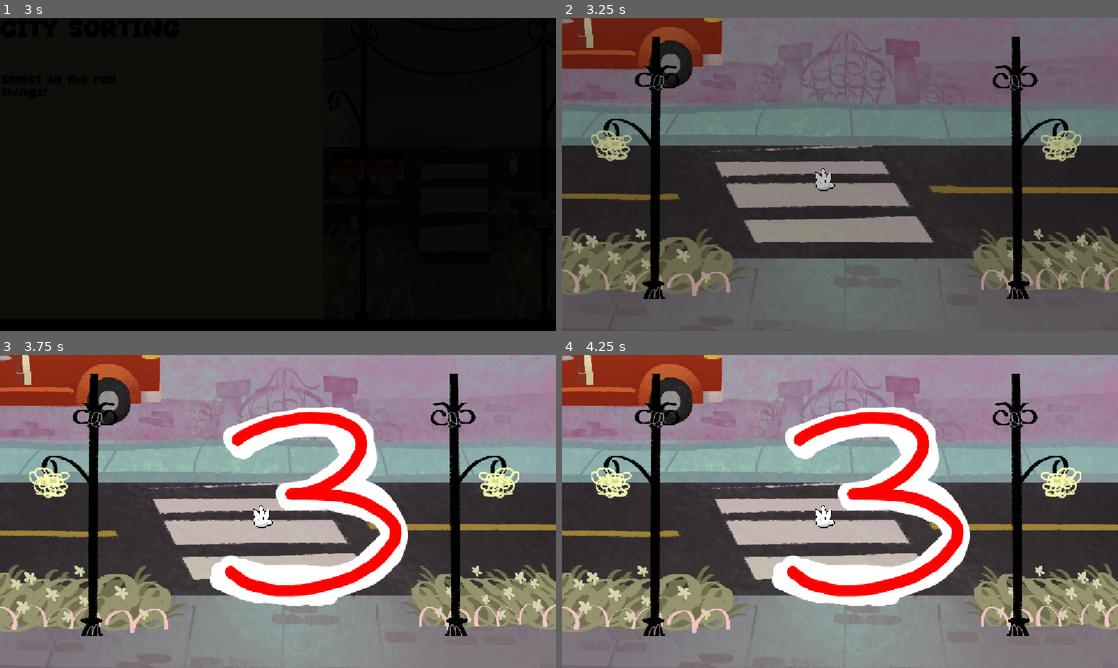
Above: before the commit, frames 1-4 (two rows, left to right).
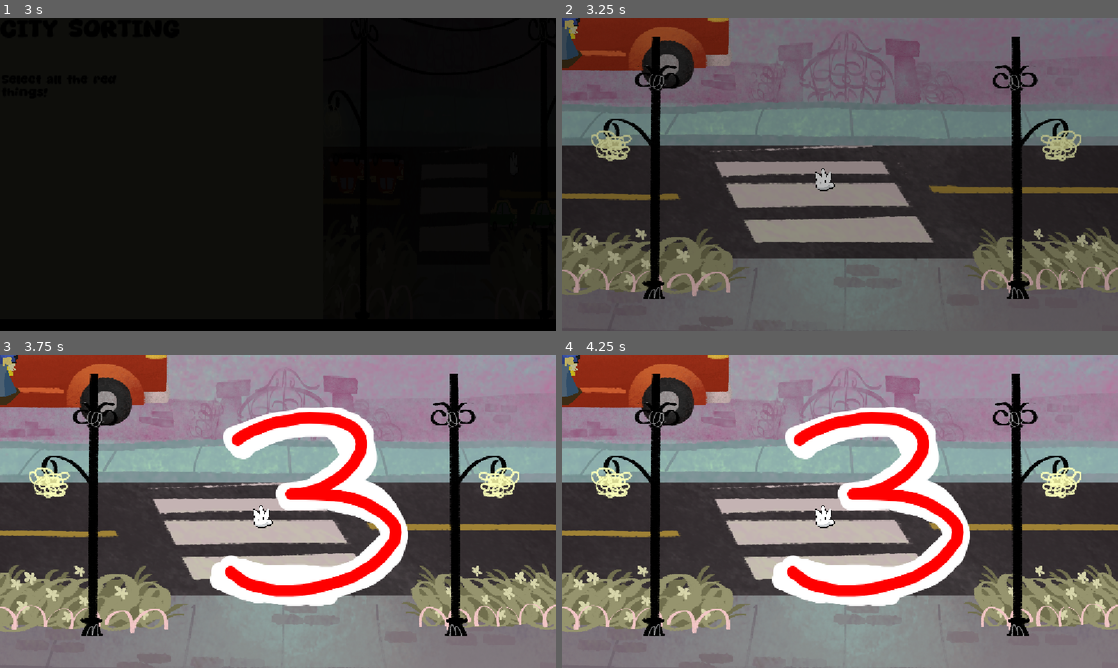
Above: after the commit, the same moments.

Repository: andre-felipe-wonsik-alves/gmtk-jam-26
Game: Godot game, scene res://Scenes/main_menu.tscn
Two runs of this game, one before a commit and one after it. Both use one fixed random seed, a clock stepped at 60 frames per second and the inputs below.
Inputs (mouse positions are in pixels of both pictures, inside the frame that each line leads up to):
- Up to frame 1 (3 s): click (88, 140) at 0.5 s; move the mouse to (400, 158) at 1.27 s; click (400, 158) at 1.42 s; drag from (166, 190) to (250, 237) at 2.02 s; move the mouse to (333, 105) at 2.77 s; click (333, 105) at 2.92 s
- Up to frame 2 (3.25 s): no input
- Up to frame 3 (3.75 s): drag from (250, 574) to (111, 464) at 3.52 s
- Up to frame 4 (4.25 s): no input

Frame 1 is identical in both runs. In frame 2, 1.3% of the frame differs, in the area x 0-31%, y 0-23%; in frame 3, 1.4%; in frame 4, 1.4%.

Commit message:
fix: improving city level

Diff:
--- a/Scenes/Minigames/city_minigame.tscn
+++ b/Scenes/Minigames/city_minigame.tscn
@@ -9,15 +9,19 @@
 [ext_resource type="PackedScene" uid="uid://dyn5iw7y47xdp" path="res://Scenes/Npc/car.tscn" id="5_s78fr"]
 [ext_resource type="PackedScene" uid="uid://dw50tasy8rc7b" path="res://Scenes/Npc/green-car.tscn" id="6_63m4s"]
 [ext_resource type="Shader" uid="uid://b7g066boam7u0" path="res://Scripts/Shaders/LeafSway.gdshader" id="6_ukosq"]
-[ext_resource type="PackedScene" uid="uid://dvypd6srkfcjr" path="res://Scenes/Npc/woman.tscn" id="7_07l6q"]
 [ext_resource type="Texture2D" uid="uid://dki1kf6shl5io" path="res://Assets/Levels/City/Scenery/pole2.png" id="7_adguj"]
 [ext_resource type="Texture2D" uid="uid://h7yumdoedqxb" path="res://Assets/Levels/City/Scenery/pole.png" id="8_18rqe"]
-[ext_resource type="PackedScene" uid="uid://dl54ikwipnilr" path="res://Scenes/Npc/random_dude.tscn" id="8_xicqd"]
+[ext_resource type="PackedScene" uid="uid://dl54ikwipnilr" path="res://Scenes/Npc/red_dude.tscn" id="8_xicqd"]
 [ext_resource type="Texture2D" uid="uid://3dvpti352b51" path="res://Assets/Levels/City/Scenery/road.png" id="9_lsclp"]
 [ext_resource type="AudioStream" uid="uid://rlp3fykdd5ig" path="res://Assets/Sounds/Music/cidade.mp3" id="9_r715t"]
 [ext_resource type="Texture2D" uid="uid://cd258cpgpx5di" path="res://Assets/Levels/City/Scenery/back_pathway.png" id="10_yv2mj"]
 [ext_resource type="PackedScene" uid="uid://cve8rd6uht2ny" path="res://Scenes/Npc/purple-car.tscn" id="14_fgejj"]
 [ext_resource type="PackedScene" uid="uid://c60tdgru3csrw" path="res://Scenes/Npc/yellow-car.tscn" id="15_ftbhi"]
+[ext_resource type="PackedScene" uid="uid://cx1d52jl6gewj" path="res://Scenes/Npc/blue_dude.tscn" id="17_18rqe"]
+[ext_resource type="PackedScene" uid="uid://b0g8cdnaqw6i1" path="res://Scenes/Npc/green_dude.tscn" id="18_lsclp"]
+[ext_resource type="PackedScene" uid="uid://dl1fmybl8mqgg" path="res://Scenes/Npc/red_woman.tscn" id="19_yv2mj"]
+[ext_resource type="PackedScene" uid="uid://h6d701qby0om" path="res://Scenes/Npc/pink_woman.tscn" id="20_fgejj"]
+[ext_resource type="PackedScene" uid="uid://cxo5phvtdsn2a" path="res://Scenes/Npc/yellow_woman.tscn" id="21_ftbhi"]
 
 [sub_resource type="Shader" id="Shader_5ucmu"]
 code = "shader_type canvas_item;
@@ -137,12 +141,6 @@
 }
 point_count = 2
 
-[sub_resource type="Curve2D" id="Curve2D_dta0y"]
-_data = {
-"points": PackedVector2Array(0, 0, 0, 0, 1383, -412, 0, 0, 0, 0, 174, -433)
-}
-point_count = 2
-
 [sub_resource type="Curve2D" id="Curve2D_g6eq3"]
 _data = {
 "points": PackedVector2Array(0, 0, 0, 0, 0, 3, 0, 0, 0, 0, -1437, -7)
@@ -150,8 +148,6 @@
 point_count = 2
 
 [node name="City" type="Node2D" unique_id=1970652152]
-position = Vector2(42.176178, 0.5657654)
-scale = Vector2(0.8366256, 0.9730459)
 script = ExtResource("1_fmfq8")
 
 [node name="Player" parent="." unique_id=1982141801 instance=ExtResource("2_rejuu")]
@@ -215,6 +211,14 @@
 position = Vector2(588.99994, 334.99994)
 scale = Vector2(0.6400006, 0.6400006)
 texture = ExtResource("10_yv2mj")
+
+[node name="PointLight2D" type="PointLight2D" parent="Scenery" unique_id=1493953189]
+position = Vector2(106, 267)
+scale = Vector2(7.7999983, 7.7999983)
+color = Color(1, 1, 0.4509804, 1)
+energy = 16.0
+texture_scale = 0.01
+height = 106.0
 
 [node name="SpawnPools" type="Node" parent="." unique_id=663536681]
 
@@ -259,39 +263,43 @@
 position = Vector2(63, 37)
 rotation = 3.1385605
 
-[node name="Sidewalk" type="Marker2D" parent="SpawnPools" unique_id=1446052177]
-position = Vector2(1362, 303)
-
-[node name="SpawnComponent" type="Node" parent="SpawnPools/Sidewalk" unique_id=1730645144 node_paths=PackedStringArray("spawn_marker", "path", "path_follow")]
+[node name="Sidewalk" type="Marker2D" parent="SpawnPools" unique_id=140212517]
+z_index = 1
+position = Vector2(1367, 789)
+
+[node name="SpawnComponent" type="Node" parent="SpawnPools/Sidewalk" unique_id=1129921582 node_paths=PackedStringArray("spawn_marker", "path", "path_follow")]
 script = ExtResource("4_kasov")
-spawn_scenes = Array[PackedScene]([ExtResource("7_07l6q"), ExtResource("8_xicqd")])
+spawn_scenes = Array[PackedScene]([ExtResource("8_xicqd"), ExtResource("17_18rqe"), ExtResource("18_lsclp"), ExtResource("19_yv2mj"), ExtResource("20_fgejj"), ExtResource("21_ftbhi")])
 spawn_marker = NodePath("..")
 path = NodePath("../Path2D")
 path_follow = NodePath("../Path2D/PathFollow2D")
 metadata/_custom_type_script = "uid://bdqsdxu1hqmfg"
 
-[node name="Path2D" type="Path2D" parent="SpawnPools/Sidewalk" unique_id=686773727]
-curve = SubResource("Curve2D_dta0y")
-
-[node name="PathFollow2D" type="PathFollow2D" parent="SpawnPools/Sidewalk/Path2D" unique_id=1598806196]
-position = Vector2(1383, -412)
-rotation = -3.1242247
-
-[node name="SidewalkCrosser" type="Marker2D" parent="SpawnPools" unique_id=140212517]
-position = Vector2(1384, 646)
-
-[node name="SpawnComponent" type="Node" parent="SpawnPools/SidewalkCrosser" unique_id=1129921582 node_paths=PackedStringArray("spawn_marker", "path", "path_follow")]
+[node name="Path2D" type="Path2D" parent="SpawnPools/Sidewalk" unique_id=1747112334]
+curve = SubResource("Curve2D_g6eq3")
+
+[node name="PathFollow2D" type="PathFollow2D" parent="SpawnPools/Sidewalk/Path2D" unique_id=1809746132]
+position = Vector2(0, 3)
+rotation = -3.1346338
+
+[node name="Sidewalk2" type="Marker2D" parent="SpawnPools" unique_id=1263632119]
+z_index = 1
+position = Vector2(1367, 755)
+
+[node name="SpawnComponent" type="Node" parent="SpawnPools/Sidewalk2" unique_id=375715026 node_paths=PackedStringArray("spawn_marker", "path", "path_follow")]
 script = ExtResource("4_kasov")
-spawn_scenes = Array[PackedScene]([ExtResource("8_xicqd"), ExtResource("7_07l6q")])
+spawn_scenes = Array[PackedScene]([ExtResource("8_xicqd"), ExtResource("17_18rqe"), ExtResource("18_lsclp"), ExtResource("19_yv2mj"), ExtResource("20_fgejj"), ExtResource("21_ftbhi")])
 spawn_marker = NodePath("..")
 path = NodePath("../Path2D")
 path_follow = NodePath("../Path2D/PathFollow2D")
+spawn_interval_seconds = 3.5
+speed = 100
 metadata/_custom_type_script = "uid://bdqsdxu1hqmfg"
 
-[node name="Path2D" type="Path2D" parent="SpawnPools/SidewalkCrosser" unique_id=1747112334]
+[node name="Path2D" type="Path2D" parent="SpawnPools/Sidewalk2" unique_id=1662349457]
 curve = SubResource("Curve2D_g6eq3")
 
-[node name="PathFollow2D" type="PathFollow2D" parent="SpawnPools/SidewalkCrosser/Path2D" unique_id=1809746132]
+[node name="PathFollow2D" type="PathFollow2D" parent="SpawnPools/Sidewalk2/Path2D" unique_id=2091416856]
 position = Vector2(0, 3)
 rotation = -3.1346338
 
--- /dev/null
+++ b/Scenes/Npc/blue_dude.tscn
@@ -0,0 +1,41 @@
+[gd_scene format=3 uid="uid://cx1d52jl6gewj"]
+
+[ext_resource type="Texture2D" uid="uid://dqdofkekeisxn" path="res://Assets/Levels/City/blue-dude.png" id="1_lcvwf"]
+[ext_resource type="Script" uid="uid://6wybcapgxvhw" path="res://Scripts/Components/InteractableComponent.gd" id="2_lfkbg"]
+[ext_resource type="Script" uid="uid://cmrqf7p1u3hd7" path="res://Scripts/Components/Interactable/Wrong.gd" id="3_fd02l"]
+[ext_resource type="AudioStream" uid="uid://el5ue53edxfh" path="res://Assets/Sounds/Effects/apebble-fart-3-228243.mp3" id="4_2gpv0"]
+
+[sub_resource type="RectangleShape2D" id="RectangleShape2D_5grla"]
+size = Vector2(113, 312.09433)
+
+[sub_resource type="SpriteFrames" id="SpriteFrames_mt5lt"]
+animations = [{
+"frames": [{
+"duration": 1.0,
+"texture": ExtResource("1_lcvwf")
+}],
+"loop": 1,
+"name": &"default",
+"speed": 5.0
+}]
+
+[node name="BlueDude" type="AnimatableBody2D" unique_id=692033546]
+scale = Vector2(0.63671565, 0.5979564)
+
+[node name="CollisionShape2D" type="CollisionShape2D" parent="." unique_id=810202119]
+scale = Vector2(1.1256477, 1.1256477)
+shape = SubResource("RectangleShape2D_5grla")
+
+[node name="AnimatedSprite2D" type="AnimatedSprite2D" parent="." unique_id=650621309]
+scale = Vector2(0.27015468, 0.27015468)
+sprite_frames = SubResource("SpriteFrames_mt5lt")
+autoplay = "default"
+offset = Vector2(0.1931169, -11.690617)
+
+[node name="InteractableComponent" type="Node" parent="." unique_id=2135864381]
+script = ExtResource("2_lfkbg")
+
+[node name="Wrong" type="Node" parent="InteractableComponent" unique_id=1342912500]
+script = ExtResource("3_fd02l")
+wrong_sound = ExtResource("4_2gpv0")
+metadata/_custom_type_script = "uid://cmrqf7p1u3hd7"
--- /dev/null
+++ b/Scenes/Npc/green_dude.tscn
@@ -0,0 +1,41 @@
+[gd_scene format=3 uid="uid://b0g8cdnaqw6i1"]
+
+[ext_resource type="Texture2D" uid="uid://kj8kvlbdlpic" path="res://Assets/Levels/City/green-dude.png" id="1_aoyja"]
+[ext_resource type="Script" uid="uid://6wybcapgxvhw" path="res://Scripts/Components/InteractableComponent.gd" id="2_hsws6"]
+[ext_resource type="Script" uid="uid://cmrqf7p1u3hd7" path="res://Scripts/Components/Interactable/Wrong.gd" id="3_aoyja"]
+[ext_resource type="AudioStream" uid="uid://el5ue53edxfh" path="res://Assets/Sounds/Effects/apebble-fart-3-228243.mp3" id="4_hsws6"]
+
+[sub_resource type="RectangleShape2D" id="RectangleShape2D_5grla"]
+size = Vector2(113, 312.09433)
+
+[sub_resource type="SpriteFrames" id="SpriteFrames_mt5lt"]
+animations = [{
+"frames": [{
+"duration": 1.0,
+"texture": ExtResource("1_aoyja")
+}],
+"loop": 1,
+"name": &"default",
+"speed": 5.0
+}]
+
+[node name="GreenDude" type="AnimatableBody2D" unique_id=692033546]
+scale = Vector2(0.63671565, 0.5979564)
+
+[node name="CollisionShape2D" type="CollisionShape2D" parent="." unique_id=810202119]
+scale = Vector2(1.1256477, 1.1256477)
+shape = SubResource("RectangleShape2D_5grla")
+
+[node name="AnimatedSprite2D" type="AnimatedSprite2D" parent="." unique_id=650621309]
+scale = Vector2(0.27015468, 0.27015468)
+sprite_frames = SubResource("SpriteFrames_mt5lt")
+autoplay = "default"
+offset = Vector2(0.1931169, -11.690617)
+
+[node name="InteractableComponent" type="Node" parent="." unique_id=2135864381]
+script = ExtResource("2_hsws6")
+
+[node name="Wrong" type="Node" parent="InteractableComponent" unique_id=1342912500]
+script = ExtResource("3_aoyja")
+wrong_sound = ExtResource("4_hsws6")
+metadata/_custom_type_script = "uid://cmrqf7p1u3hd7"
--- /dev/null
+++ b/Scenes/Npc/pink_woman.tscn
@@ -0,0 +1,41 @@
+[gd_scene format=3 uid="uid://h6d701qby0om"]
+
+[ext_resource type="Texture2D" uid="uid://b1bb1bstmv62t" path="res://Assets/Levels/City/pink-girl.png" id="1_1or11"]
+[ext_resource type="Script" uid="uid://6wybcapgxvhw" path="res://Scripts/Components/InteractableComponent.gd" id="2_uilcl"]
+[ext_resource type="Script" uid="uid://cmrqf7p1u3hd7" path="res://Scripts/Components/Interactable/Wrong.gd" id="3_c33cy"]
+[ext_resource type="AudioStream" uid="uid://el5ue53edxfh" path="res://Assets/Sounds/Effects/apebble-fart-3-228243.mp3" id="4_nvbr1"]
+
+[sub_resource type="RectangleShape2D" id="RectangleShape2D_5grla"]
+size = Vector2(113, 312.09433)
+
+[sub_resource type="SpriteFrames" id="SpriteFrames_mt5lt"]
+animations = [{
+"frames": [{
+"duration": 1.0,
+"texture": ExtResource("1_1or11")
+}],
+"loop": 1,
+"name": &"default",
+"speed": 5.0
+}]
+
+[node name="YellowWoman" type="AnimatableBody2D" unique_id=692033546]
+scale = Vector2(0.63671565, 0.5979564)
+
+[node name="CollisionShape2D" type="CollisionShape2D" parent="." unique_id=810202119]
+scale = Vector2(1.1256477, 1.1256477)
+shape = SubResource("RectangleShape2D_5grla")
+
+[node name="AnimatedSprite2D" type="AnimatedSprite2D" parent="." unique_id=650621309]
+scale = Vector2(0.27015468, 0.27015468)
+sprite_frames = SubResource("SpriteFrames_mt5lt")
+autoplay = "default"
+offset = Vector2(0.1931169, -11.690617)
+
+[node name="InteractableComponent" type="Node" parent="." unique_id=2135864381]
+script = ExtResource("2_uilcl")
+
+[node name="Wrong" type="Node" parent="InteractableComponent" unique_id=1342912500]
+script = ExtResource("3_c33cy")
+wrong_sound = ExtResource("4_nvbr1")
+metadata/_custom_type_script = "uid://cmrqf7p1u3hd7"
--- a/Scenes/Npc/random_dude.tscn
+++ /dev/null
@@ -1,40 +0,0 @@
-[gd_scene format=3 uid="uid://dl54ikwipnilr"]
-
-[ext_resource type="Texture2D" uid="uid://cw61e3u35xds" path="res://Assets/Levels/City/red-dude.png" id="1_8p0bs"]
-[ext_resource type="Script" uid="uid://6wybcapgxvhw" path="res://Scripts/Components/InteractableComponent.gd" id="2_5irar"]
-[ext_resource type="Script" uid="uid://chs4h0hihuse6" path="res://Scripts/Components/Interactable/Poppable.gd" id="3_wgv3a"]
-
-[sub_resource type="RectangleShape2D" id="RectangleShape2D_5grla"]
-size = Vector2(113, 311)
-
-[sub_resource type="SpriteFrames" id="SpriteFrames_mt5lt"]
-animations = [{
-"frames": [{
-"duration": 1.0,
-"texture": ExtResource("1_8p0bs")
-}],
-"loop": 1,
-"name": &"default",
-"speed": 5.0
-}]
-
-[node name="RandomDude" type="AnimatableBody2D" unique_id=692033546]
-scale = Vector2(0.63671565, 0.5979564)
-
-[node name="CollisionShape2D" type="CollisionShape2D" parent="." unique_id=810202119]
-position = Vector2(-62, -155)
-shape = SubResource("RectangleShape2D_5grla")
-
-[node name="AnimatedSprite2D" type="AnimatedSprite2D" parent="." unique_id=650621309]
-position = Vector2(-59.000004, -154)
-scale = Vector2(0.23999934, 0.23999934)
-sprite_frames = SubResource("SpriteFrames_mt5lt")
-autoplay = "default"
-offset = Vector2(0.1931169, -11.690617)
-
-[node name="InteractableComponent" type="Node" parent="." unique_id=2135864381]
-script = ExtResource("2_5irar")
-
-[node name="Poppable" type="Node" parent="InteractableComponent" unique_id=729016443]
-script = ExtResource("3_wgv3a")
-metadata/_custom_type_script = "uid://chs4h0hihuse6"
--- /dev/null
+++ b/Scenes/Npc/red_dude.tscn
@@ -0,0 +1,39 @@
+[gd_scene format=3 uid="uid://dl54ikwipnilr"]
+
+[ext_resource type="Texture2D" uid="uid://cw61e3u35xds" path="res://Assets/Levels/City/red-dude.png" id="1_8p0bs"]
+[ext_resource type="Script" uid="uid://6wybcapgxvhw" path="res://Scripts/Components/InteractableComponent.gd" id="2_5irar"]
+[ext_resource type="Script" uid="uid://chs4h0hihuse6" path="res://Scripts/Components/Interactable/Poppable.gd" id="3_wgv3a"]
+
+[sub_resource type="RectangleShape2D" id="RectangleShape2D_5grla"]
+size = Vector2(113, 312.09433)
+
+[sub_resource type="SpriteFrames" id="SpriteFrames_mt5lt"]
+animations = [{
+"frames": [{
+"duration": 1.0,
+"texture": ExtResource("1_8p0bs")
+}],
+"loop": 1,
+"name": &"default",
+"speed": 5.0
+}]
+
+[node name="RedDude" type="AnimatableBody2D" unique_id=692033546]
+scale = Vector2(0.63671565, 0.5979564)
+
+[node name="CollisionShape2D" type="CollisionShape2D" parent="." unique_id=810202119]
+scale = Vector2(1.1256477, 1.1256477)
+shape = SubResource("RectangleShape2D_5grla")
+
+[node name="AnimatedSprite2D" type="AnimatedSprite2D" parent="." unique_id=650621309]
+scale = Vector2(0.27015468, 0.27015468)
+sprite_frames = SubResource("SpriteFrames_mt5lt")
+autoplay = "default"
+offset = Vector2(0.1931169, -11.690617)
+
+[node name="InteractableComponent" type="Node" parent="." unique_id=2135864381]
+script = ExtResource("2_5irar")
+
+[node name="Poppable" type="Node" parent="InteractableComponent" unique_id=729016443]
+script = ExtResource("3_wgv3a")
+metadata/_custom_type_script = "uid://chs4h0hihuse6"
--- /dev/null
+++ b/Scenes/Npc/red_woman.tscn
@@ -0,0 +1,39 @@
+[gd_scene format=3 uid="uid://dl1fmybl8mqgg"]
+
+[ext_resource type="Texture2D" uid="uid://bebbldp47w533" path="res://Assets/Levels/City/red-girl.png" id="1_o33s1"]
+[ext_resource type="Script" uid="uid://6wybcapgxvhw" path="res://Scripts/Components/InteractableComponent.gd" id="2_rxj60"]
+[ext_resource type="Script" uid="uid://chs4h0hihuse6" path="res://Scripts/Components/Interactable/Poppable.gd" id="3_4kijh"]
+
+[sub_resource type="RectangleShape2D" id="RectangleShape2D_5grla"]
+size = Vector2(113, 312.09433)
+
+[sub_resource type="SpriteFrames" id="SpriteFrames_mt5lt"]
+animations = [{
+"frames": [{
+"duration": 1.0,
+"texture": ExtResource("1_o33s1")
+}],
+"loop": 1,
+"name": &"default",
+"speed": 5.0
+}]
+
+[node name="RedWoman" type="AnimatableBody2D" unique_id=692033546]
+scale = Vector2(0.63671565, 0.5979564)
+
+[node name="CollisionShape2D" type="CollisionShape2D" parent="." unique_id=810202119]
+scale = Vector2(1.1256477, 1.1256477)
+shape = SubResource("RectangleShape2D_5grla")
+
+[node name="AnimatedSprite2D" type="AnimatedSprite2D" parent="." unique_id=650621309]
+scale = Vector2(0.27015468, 0.27015468)
+sprite_frames = SubResource("SpriteFrames_mt5lt")
+autoplay = "default"
+offset = Vector2(0.1931169, -11.690617)
+
+[node name="InteractableComponent" type="Node" parent="." unique_id=2135864381]
+script = ExtResource("2_rxj60")
+
+[node name="Poppable" type="Node" parent="InteractableComponent" unique_id=729016443]
+script = ExtResource("3_4kijh")
+metadata/_custom_type_script = "uid://chs4h0hihuse6"
--- /dev/null
+++ b/Scenes/Npc/yellow_woman.tscn
@@ -0,0 +1,41 @@
+[gd_scene format=3 uid="uid://cxo5phvtdsn2a"]
+
+[ext_resource type="Texture2D" uid="uid://mh5q4cmd40cd" path="res://Assets/Levels/City/yellow-girl.png" id="1_lj5bq"]
+[ext_resource type="Script" uid="uid://6wybcapgxvhw" path="res://Scripts/Components/InteractableComponent.gd" id="2_3xsou"]
+[ext_resource type="Script" uid="uid://cmrqf7p1u3hd7" path="res://Scripts/Components/Interactable/Wrong.gd" id="3_gk276"]
+[ext_resource type="AudioStream" uid="uid://el5ue53edxfh" path="res://Assets/Sounds/Effects/apebble-fart-3-228243.mp3" id="4_ojyf3"]
+
+[sub_resource type="RectangleShape2D" id="RectangleShape2D_5grla"]
+size = Vector2(113, 312.09433)
+
+[sub_resource type="SpriteFrames" id="SpriteFrames_mt5lt"]
+animations = [{
+"frames": [{
+"duration": 1.0,
+"texture": ExtResource("1_lj5bq")
+}],
+"loop": 1,
+"name": &"default",
+"speed": 5.0
+}]
+
+[node name="YellowWoman" type="AnimatableBody2D" unique_id=692033546]
+scale = Vector2(0.63671565, 0.5979564)
+
+[node name="CollisionShape2D" type="CollisionShape2D" parent="." unique_id=810202119]
+scale = Vector2(1.1256477, 1.1256477)
+shape = SubResource("RectangleShape2D_5grla")
+
+[node name="AnimatedSprite2D" type="AnimatedSprite2D" parent="." unique_id=650621309]
+scale = Vector2(0.27015468, 0.27015468)
+sprite_frames = SubResource("SpriteFrames_mt5lt")
+autoplay = "default"
+offset = Vector2(0.1931169, -11.690617)
+
+[node name="InteractableComponent" type="Node" parent="." unique_id=2135864381]
+script = ExtResource("2_3xsou")
+
+[node name="Wrong" type="Node" parent="InteractableComponent" unique_id=1342912500]
+script = ExtResource("3_gk276")
+wrong_sound = ExtResource("4_ojyf3")
+metadata/_custom_type_script = "uid://cmrqf7p1u3hd7"
--- a/project.godot
+++ b/project.godot
@@ -26,6 +26,7 @@
 window/size/mode=2
 window/size/borderless=true
 window/stretch/mode="canvas_items"
+window/stretch/aspect="expand"
 
 [input]
 
Not shown, added: Build/index.apple-touch-icon.png.import
Not shown, added: Build/index.icon.png.import
Not shown, added: Build/index.png.import
Not shown: 1 places in Scenes/Minigames/city_minigame.tscn that only renumber resources
Not shown, added: export_presets.cfg
Binary file added: index.apple-touch-icon.png
Not shown, added: index.apple-touch-icon.png.import
Binary file added: index.icon.png
Not shown, added: index.icon.png.import
Binary file added: index.png
Not shown, added: index.png.import
Not shown, added: Build/index.apple-touch-icon.png
(and 15 more such lines)
